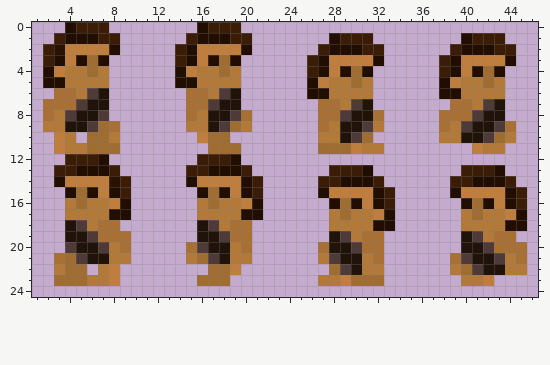
Pixel-art file -- CavemanTileset.aseprite. The picture above is the old version.
48x96 pixels, 1 frame. Colours within 5 levels of each other are drawn and written as one. Shown: x 1..46, y 0..24.
The result:
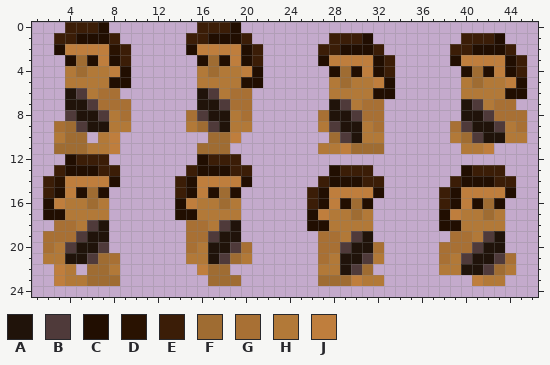
Palette (. is transparent): A #20130a  B #4f3a3a  C #210e01  D #291201  E #3b1d07  F #9f6c32  G #a87034  H #b27938  J #bf7e3d
Change:
Changed rows in their new state; - is an unchanged pixel.
first column x 2:
 0 --E--C--------E--C--------------------------
 1 --E--C--------E--C--------E--C--------E--C--
 2 .C----DE----.------E------E--C--------E--C--
 3 ..CFCJCE----..CFCJCE----.------E----.------E
 4 ..-FH-JC----..-FH-JC----..CFCJCE----..CFCJCE
 5 ..----CC----..----CC----..-FH-JC----..-FH-JC
 6 -.ABHGG------.ABHGG-----..----CC----..----CC
 7 ..AABGGG-----.AABGG------.ABHGG------.ABHGG-
 8 ..----HG------B--H--------AABG------..AABGGG
 9 .GFBAAHH------FBAH-------HB--HG-----.G----HG
10 -HFF.HJ-------.--J-------.FBAHH-----.-FBAA-H
11 -FFFHHJ-------F--.-------HHJFFF-------HHJ.--
12 --C--E--------C--E--------------------------
13 --C--E--------C--E--------C--E--------C--E--
14 ED----C.----E------.------C--E--------C--E--
15 ECJCFC..----ECJCFC..----E------.----E------.
16 CJ-HF-..----CJ-HF-..----ECJCFC..----ECJCFC..
17 CC----..----CC----..----CJ-HF-..----CJ-HF-..
18 -GGHBA.------GGHBA.-----CC----..----CC----..
19 GGGBAA..-----GGBAA.------GGHBA.------GGHBA.-
20 GH----..------H--B--------GBAA------GGGBAA..
21 HHAABFG.------HABF-------GH--BH-----GH----G.
22 -JH.FFH-------J--.-------HHABF.-----H-AABF-.
23 -JHHFFF-------.--F-------FFFJHH-------.JHH--
